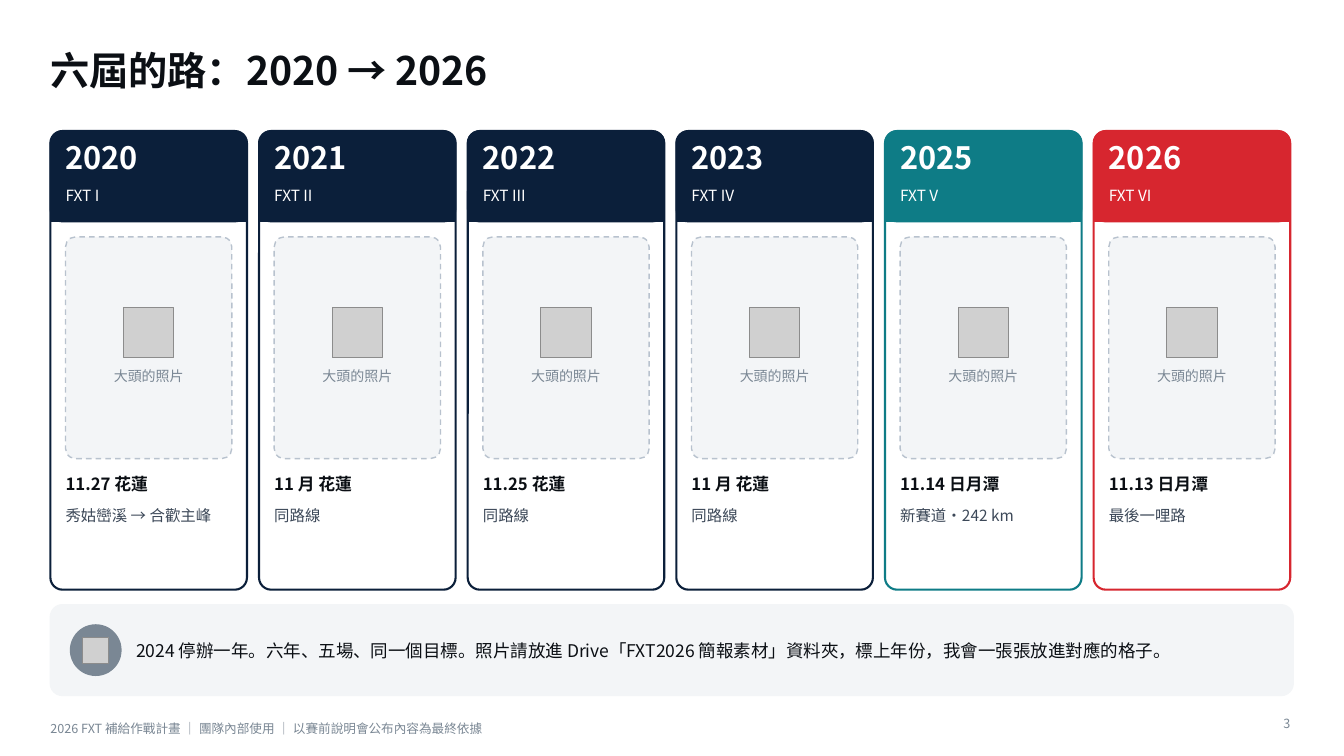
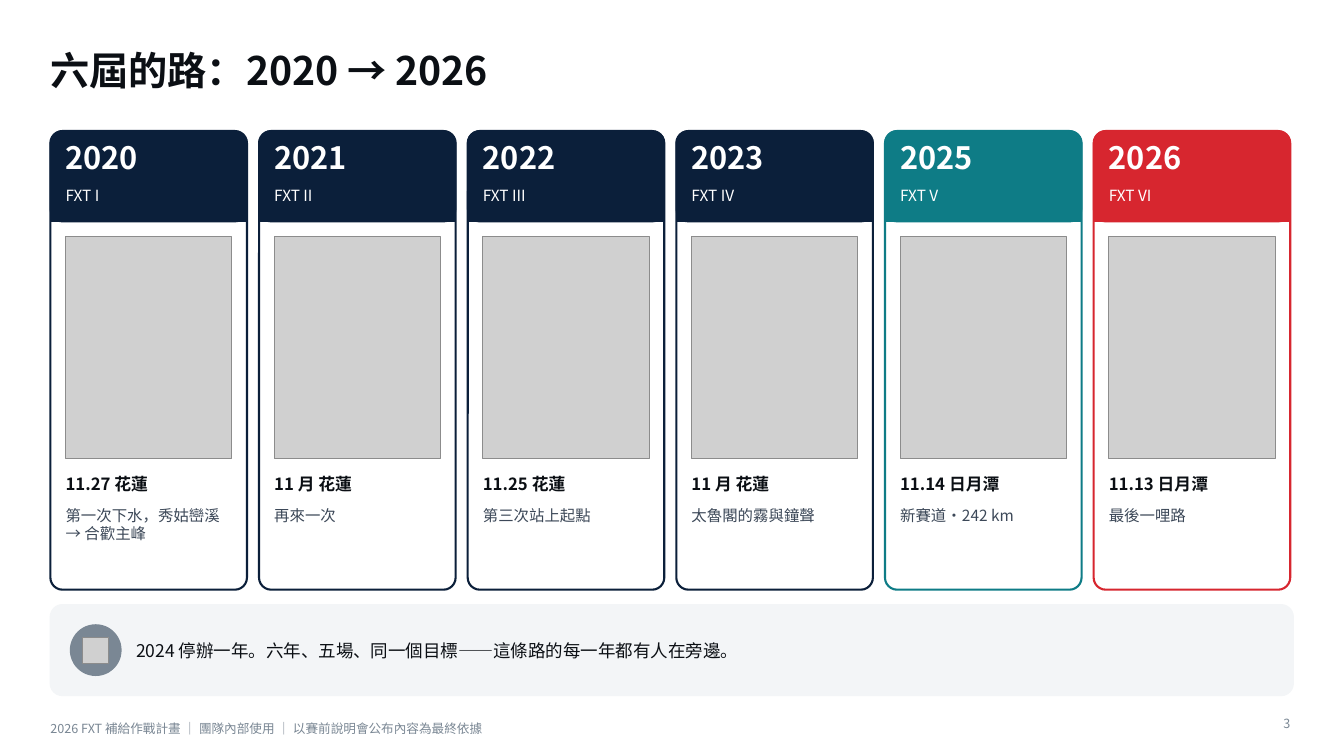
Before and after one commit to powermovebboy-sys/Race-site, a slide deck: slide 3 of deck/2026_FXT_補給作戰計畫.pptx. Drawn at 1344x756 pixels with LibreOffice and Linux fonts; fonts in the diff are those of the drawing; grey boxes stand for pictures. Boxes give left, top, right and bottom in pixels: in the first picture for what was removed or moved away, otherwise in the second. Text is boxed around its words. In the diff, an @@ line names an element or a change of style, - is before the commit and + after.

```diff
--- a/deck/2026_FXT_補給作戰計畫.pptx
+++ b/deck/2026_FXT_補給作戰計畫.pptx
@@ rounded rectangle removed at [66, 237, 232, 459] @@
@@ picture added at [66, 237, 232, 459] @@
@@ rounded rectangle removed at [274, 237, 441, 459] @@
@@ picture added at [274, 237, 441, 459] @@
@@ rounded rectangle removed at [483, 237, 649, 459] @@
@@ picture added at [483, 237, 649, 459] @@
@@ rounded rectangle removed at [692, 237, 858, 459] @@
@@ picture added at [692, 237, 858, 459] @@
@@ rounded rectangle removed at [900, 237, 1067, 459] @@
@@ picture added at [900, 237, 1067, 459] @@
@@ rounded rectangle removed at [1109, 237, 1275, 459] @@
@@ picture added at [1109, 237, 1275, 459] @@
@@ picture removed at [124, 308, 174, 358] @@
@@ picture removed at [332, 308, 382, 358] @@
@@ picture removed at [541, 308, 592, 358] @@
@@ picture removed at [749, 308, 800, 358] @@
@@ picture removed at [959, 308, 1009, 358] @@
@@ picture removed at [1167, 308, 1217, 358] @@
@@ text removed at [114, 369, 184, 382] @@
-大頭的照片
@@ text removed at [322, 369, 392, 382] @@
-大頭的照片
@@ text removed at [531, 369, 601, 382] @@
-大頭的照片
@@ text removed at [740, 369, 810, 382] @@
-大頭的照片
@@ text removed at [948, 369, 1018, 382] @@
-大頭的照片
@@ text removed at [1157, 369, 1227, 382] @@
-大頭的照片
@@ text at [66, 508, 220, 540]: text changed @@
-秀姑巒溪 → 合歡主峰
+第一次下水，秀姑巒溪 → 合歡主峰
@@ text at [274, 508, 336, 523]: text changed @@
-同路線
+再來一次
@@ text at [483, 508, 591, 523]: text changed @@
-同路線
+第三次站上起點
@@ text at [691, 508, 814, 523]: text changed @@
-同路線
+太魯閣的霧與鐘聲
@@ text at [136, 642, 738, 659]: text changed @@
-2024 停辦一年。六年、五場、同一個目標。照片請放進 Drive「FXT2026 簡報素材」資料夾，標上年份，我會一張張放進對應的格子。
+2024 停辦一年。六年、五場、同一個目標——這條路的每一年都有人在旁邊。
```
Also in this commit, not shown: 1 other slide changed, 2 slides added, 21 other files.
